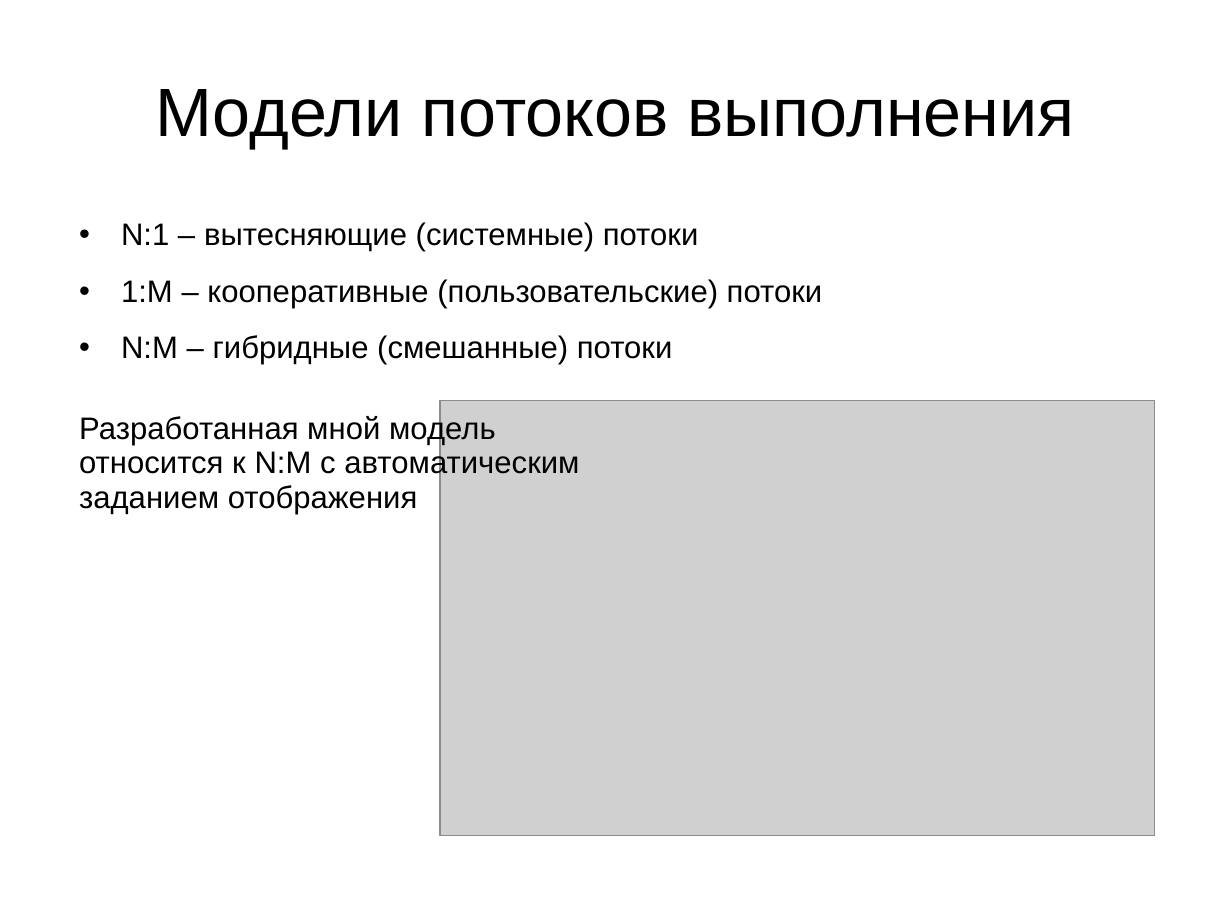
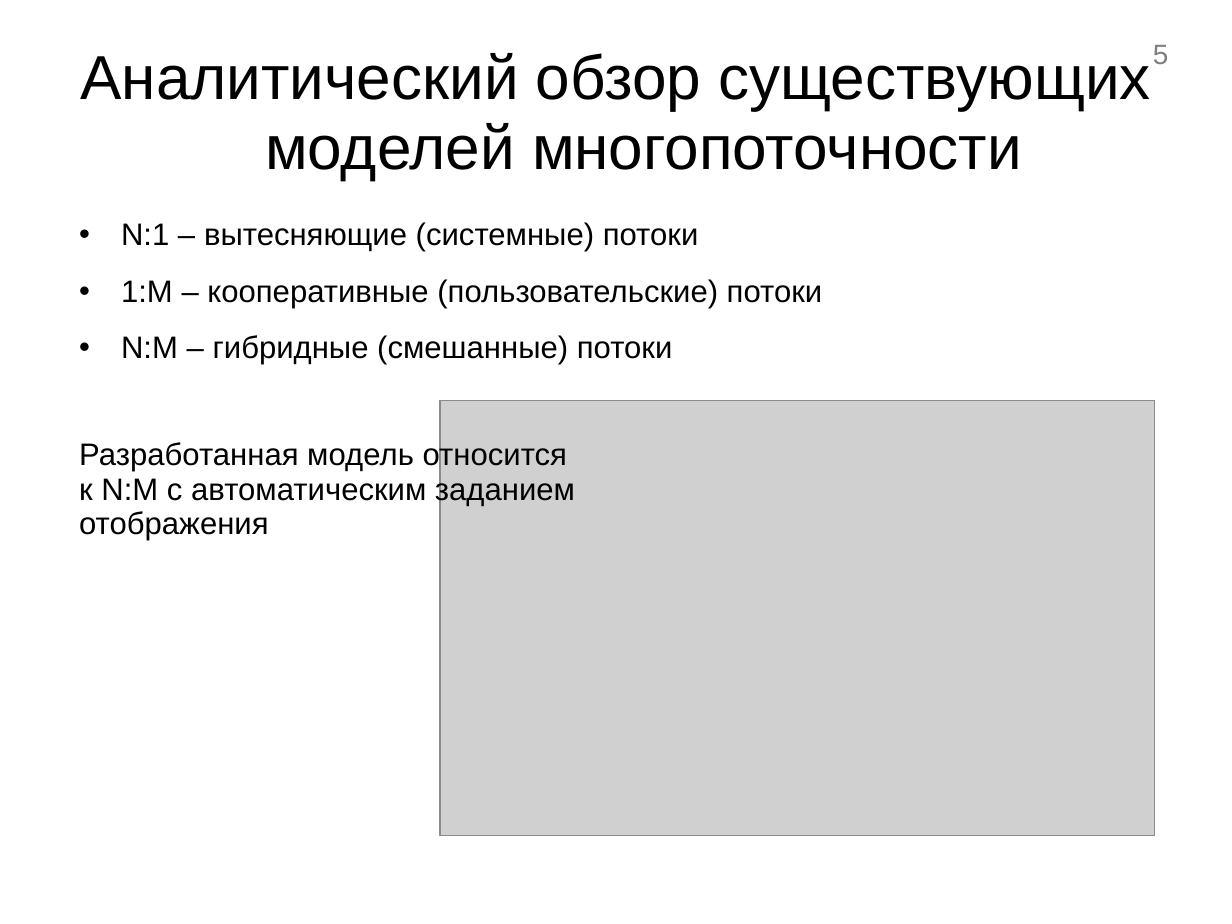
Before and after one commit to dizel3d/disser, a slide deck: slide 5 of Презентация.ppt. Drawn at 1232x924 pixels with LibreOffice and Linux fonts; fonts in the diff are those of the drawing; grey boxes stand for pictures. Boxes give left, top, right and bottom in pixels: in the first picture for what was removed or moved away, otherwise in the second. Text is boxed around its words. In the diff, an @@ line names an element or a change of style, - is before the commit and + after.

```diff
--- a/Презентация.ppt
+++ b/Презентация.ppt
@@ title at [81, 53, 1151, 180]: text changed; size 44 to 40 pt @@
-Модели потоков выполнения
+Аналитический обзор существующих моделей многопоточности
@@ page number added at [1153, 45, 1169, 64], 18 pt, text #7F7F7F @@
+5
@@ text at [79, 440, 575, 541]: text changed @@
-Разработанная мной модель относится к N:M с автоматическим заданием отображения
+Разработанная модель относится к N:M с автоматическим заданием отображения
```
Also in this commit, not shown: 3 other slides changed, 13 slides added, 16 slides removed, 1 other file.
